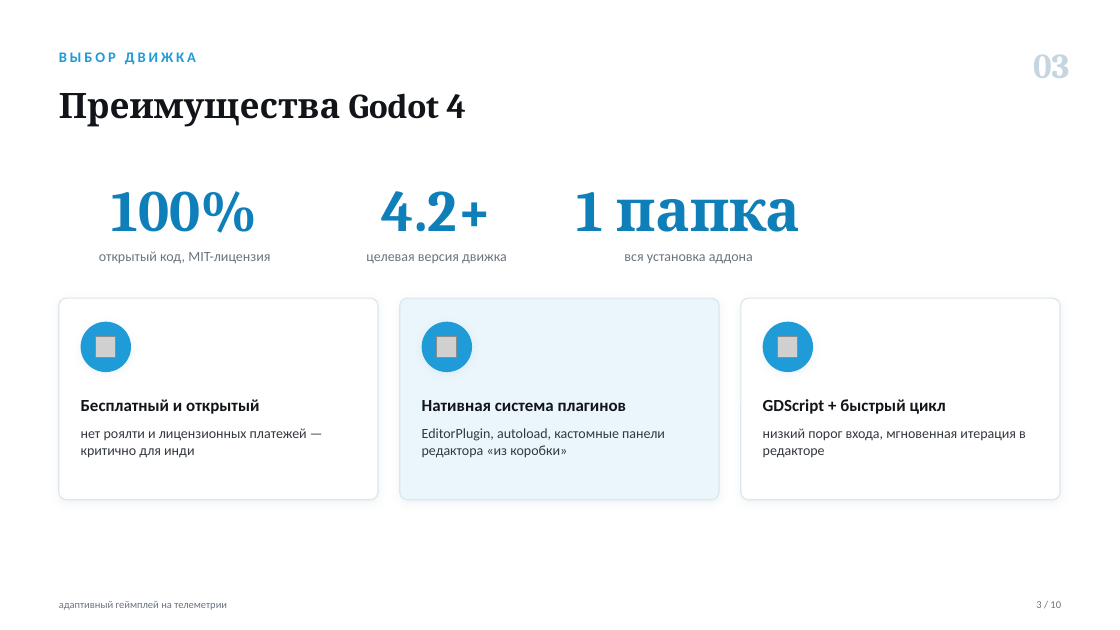
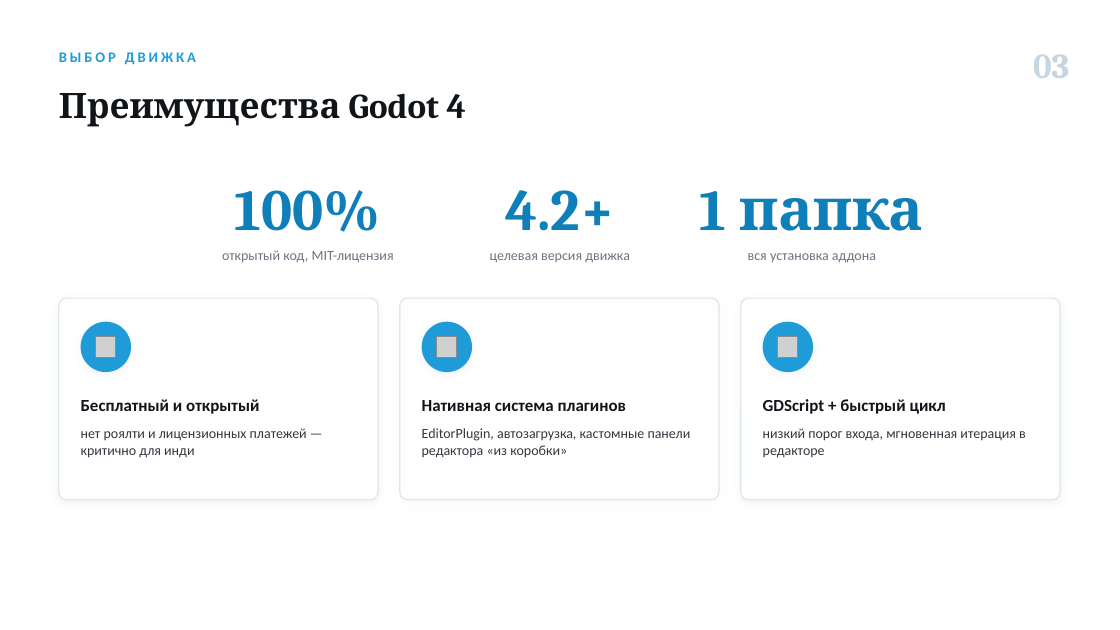
Before and after one commit to Antizi/diplom-Game_Plugs_Ai, a slide deck: slide 4 of presentations/Артамонов_ВКР_телеметрия.pptx (slide 3 before the commit). Drawn at 1120x630 pixels with LibreOffice and Linux fonts; fonts in the diff are those of the drawing; grey boxes stand for pictures. Boxes give left, top, right and bottom in pixels: in the first picture for what was removed or moved away, otherwise in the second. Text is boxed around its words. In the diff, an @@ line names an element or a change of style, - is before the commit and + after.

```diff
--- a/presentations/Артамонов_ВКР_телеметрия.pptx
+++ b/presentations/Артамонов_ВКР_телеметрия.pptx
@@ 6 texts moved together from (x1=99, y1=191, x2=800, y2=264) to (x1=222, y1=190, x2=923, y2=263) @@
@@ rounded rectangle at (x1=400, y1=298, x2=719, y2=500): fill #EAF6FC to none @@
@@ text at (x1=422, y1=428, x2=691, y2=458): text changed @@
-EditorPlugin, autoload, кастомные панели редактора «из коробки»
+EditorPlugin, автозагрузка, кастомные панели редактора «из коробки»
@@ text removed at (x1=59, y1=601, x2=227, y2=610) @@
-адаптивный геймплей на телеметрии
@@ text removed at (x1=1036, y1=601, x2=1061, y2=608) @@
-3 / 10
```
Also in this commit, not shown: 8 other slides changed, 1 slide added, 1 slide removed, 6 other files.
